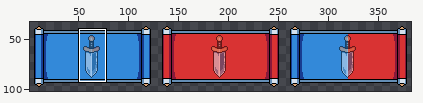
Sprite sheet -- Assets/Sprites/score flag style.png. Above, an overview of the earlier version with the close-up marked.
Close-up. The starting point:
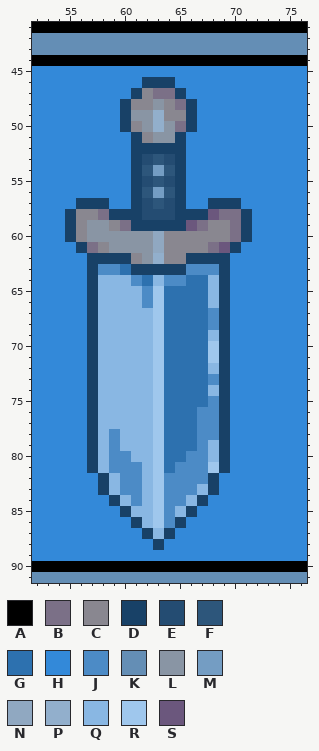
The file is 384x128 pixels. Shown: x 52..76, y 41..91. The wide view leaves out empty margins. The commit also changed other parts of the picture, which this record leaves out.
Palette (. is transparent): A #000000  B #7b7087  C #898790  D #184167  E #244c72  F #2d567b  G #2d71af  H #3389d9  J #4c8bc6  K #648eb5  L #8995a4  M #749dc3  N #90a8c1  P #92afcc  Q #89b7e3  R #9fc7ed  S #6b577d
Pixels before, first column x 52:
41 AAAAAAAAAAAAAAAAAAAAAAAAA
42 KKKKKKKKKKKKKKKKKKKKKKKKK
43 KKKKKKKKKKKKKKKKKKKKKKKKK
44 AAAAAAAAAAAAAAAAAAAAAAAAA
45 HHHHHHHHHHHHHHHHHHHHHHHHH
46 HHHHHHHHHHDDDHHHHHHHHHHHH
47 HHHHHHHHHDCBBDHHHHHHHHHHH
48 HHHHHHHHDCCLCBDHHHHHHHHHH
49 HHHHHHHHDLLPCCDHHHHHHHHHH
50 HHHHHHHHDCLPLBDHHHHHHHHHH
51 HHHHHHHHHDCLLDHHHHHHHHHHH
52 HHHHHHHHHDDDDDHHHHHHHHHHH
53 HHHHHHHHHDEFEDHHHHHHHHHHH
54 HHHHHHHHHDFMFDHHHHHHHHHHH
55 HHHHHHHHHDEFEDHHHHHHHHHHH
56 HHHHHHHHHDFMFDHHHHHHHHHHH
57 HHHHDDDHHDEFEDHHDDDHHHHHH
58 HHHDCCBDDDEEEDDDSBBDHHHHH
59 HHHDCLLCBDDDDDSBCCBDHHHHH
60 HHHDCLLLLLLNCCCCCCBDHHHHH
61 HHHHDBCLLLLNCCCCBSDHHHHHH
62 HHHHHDDDDCLPCCDDDDHHHHHHH
63 HHHHHDJJGDDDDDJJJDHHHHHHH
64 HHHHHDQQQJGQJJGGQDHHHHHHH
65 HHHHHDQQQQJRGGGGQDHHHHHHH
66 HHHHHDQQQQJRGGGGQDHHHHHHH
67 HHHHHDQQQQQRGGGGJDHHHHHHH
68 HHHHHDQQQQQRGGGGJDHHHHHHH
69 HHHHHDQQQQQRGGGGQDHHHHHHH
70 HHHHHDQQQQQRGGGGRDHHHHHHH
71 HHHHHDQQQQQRGGGGRDHHHHHHH
72 HHHHHDQQQQQRGGGGQDHHHHHHH
73 HHHHHDQQQQQRGGGGJDHHHHHHH
74 HHHHHDQQQQQRGGGGQDHHHHHHH
75 HHHHHDQQQQQRGGGGJDHHHHHHH
76 HHHHHDQQQQQRGGGJJDHHHHHHH
77 HHHHHDQQQQQRGGGJJDHHHHHHH
78 HHHHHDQJQQQRGGGJJDHHHHHHH
79 HHHHHDQJQQQRGGGJQDHHHHHHH
80 HHHHHDQJJQQRGGJJQDHHHHHHH
81 HHHHHDQJJJQRGJJJRDHHHHHHH
82 HHHHHHDQJJQRJJJJDHHHHHHHH
83 HHHHHHDQJJQRJJJQDHHHHHHHH
84 HHHHHHHDQJQRJJQDHHHHHHHHH
85 HHHHHHHHDQQRJQDHHHHHHHHHH
86 HHHHHHHHHDQRJDHHHHHHHHHHH
87 HHHHHHHHHHDQDHHHHHHHHHHHH
88 HHHHHHHHHHHDHHHHHHHHHHHHH
89 HHHHHHHHHHHHHHHHHHHHHHHHH
90 AAAAAAAAAAAAAAAAAAAAAAAAA
91 KKKKKKKKKKKKKKKKKKKKKKKKK
After:
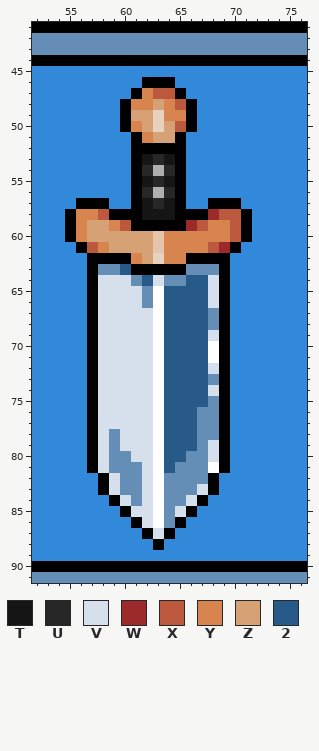
Colours new in this view: T #151515  U #272727  V #d6e0ec  W #9d2a2a  X #bb583d  Y #d7844f  Z #d6a174  2 #275a89
Edits made:
colour M: #749dc3 -> #afafaf
colour N: #90a8c1 -> #e4c5ab
colour P: #92afcc -> #e8d2bf
colour R: #9fc7ed -> #ffffff
y 46: x 62..64 DDD -> AAA
y 47: x 61..65 DCBBD -> AYXXA
y 48: x 60..66 DCCLCBD -> AYYZYXA
y 49: x 60..62 DLL -> AZZ; x 64..66 CCD -> YYA
y 50: x 60..62 DCL -> AYZ; x 64..66 LBD -> ZXA
y 51: x 61..65 DCLLD -> AYZZA
y 52: x 61..65 DDDDD -> AAAAA
y 53: x 61..65 DEFED -> ATUTA
y 54: x 61..62 DF -> AU; x 64..65 FD -> UA
y 55: x 61..65 DEFED -> ATUTA
y 56: x 61..62 DF -> AU; x 64..65 FD -> UA
y 57: x 56..58 DDD -> AAA; x 61..65 DEFED -> ATUTA; x 68..70 DDD -> AAA
y 58: x 55..71 DCCBDDDEEEDDDSBBD -> AYYXAAATTTAAAWXXA
y 59: x 55..71 DCLLCBDDDDDSBCCBD -> AYZZYXAAAAAWXYYXA
y 60: x 55..62 DCLLLLLL -> AYZZZZZZ; x 64..71 CCCCCCBD -> YYYYYYXA
y 61: x 56..62 DBCLLLL -> AXYZZZZ; x 64..70 CCCCBSD -> YYYYXWA
y 62: x 57..62 DDDDCL -> AAAAYZ; x 64..69 CCDDDD -> YYAAAA
y 63: x 57..69 DJJGDDDDDJJJD -> AKK2AAAAAKKKA
y 64: x 57..69 DQQQJGQJJGGQD -> AVVVK2VKK22VA
y 65..66: x 57..62 DQQQQJ -> AVVVVK; x 64..69 GGGGQD -> 2222VA
y 67..68: x 57..62 DQQQQQ -> AVVVVV; x 64..69 GGGGJD -> 2222KA
y 69: x 57..62 DQQQQQ -> AVVVVV; x 64..69 GGGGQD -> 2222VA
y 70..71: x 57..62 DQQQQQ -> AVVVVV; x 64..67 GGGG -> 2222; x 69 D -> A
y 72: x 57..62 DQQQQQ -> AVVVVV; x 64..69 GGGGQD -> 2222VA
y 73: x 57..62 DQQQQQ -> AVVVVV; x 64..69 GGGGJD -> 2222KA
y 74: x 57..62 DQQQQQ -> AVVVVV; x 64..69 GGGGQD -> 2222VA
y 75: x 57..62 DQQQQQ -> AVVVVV; x 64..69 GGGGJD -> 2222KA
y 76..77: x 57..62 DQQQQQ -> AVVVVV; x 64..69 GGGJJD -> 222KKA
y 78: x 57..62 DQJQQQ -> AVKVVV; x 64..69 GGGJJD -> 222KKA
y 79: x 57..62 DQJQQQ -> AVKVVV; x 64..69 GGGJQD -> 222KVA
y 80: x 57..62 DQJJQQ -> AVKKVV; x 64..69 GGJJQD -> 22KKVA
y 81: x 57..62 DQJJJQ -> AVKKKV; x 64..67 GJJJ -> 2KKK; x 69 D -> A
y 82: x 58..62 DQJJQ -> AVKKV; x 64..68 JJJJD -> KKKKA
y 83: x 58..62 DQJJQ -> AVKKV; x 64..68 JJJQD -> KKKVA
y 84: x 59..62 DQJQ -> AVKV; x 64..67 JJQD -> KKVA
y 85: x 60..62 DQQ -> AVV; x 64..66 JQD -> KVA
y 86: x 61..62 DQ -> AV; x 64..65 JD -> KA
y 87: x 62..64 DQD -> AVA
y 88: x 63 D -> A
Where, in picture pixels (left, top, right, bottom), the same in both close-ups:
changed: (65, 77, 252, 550)
